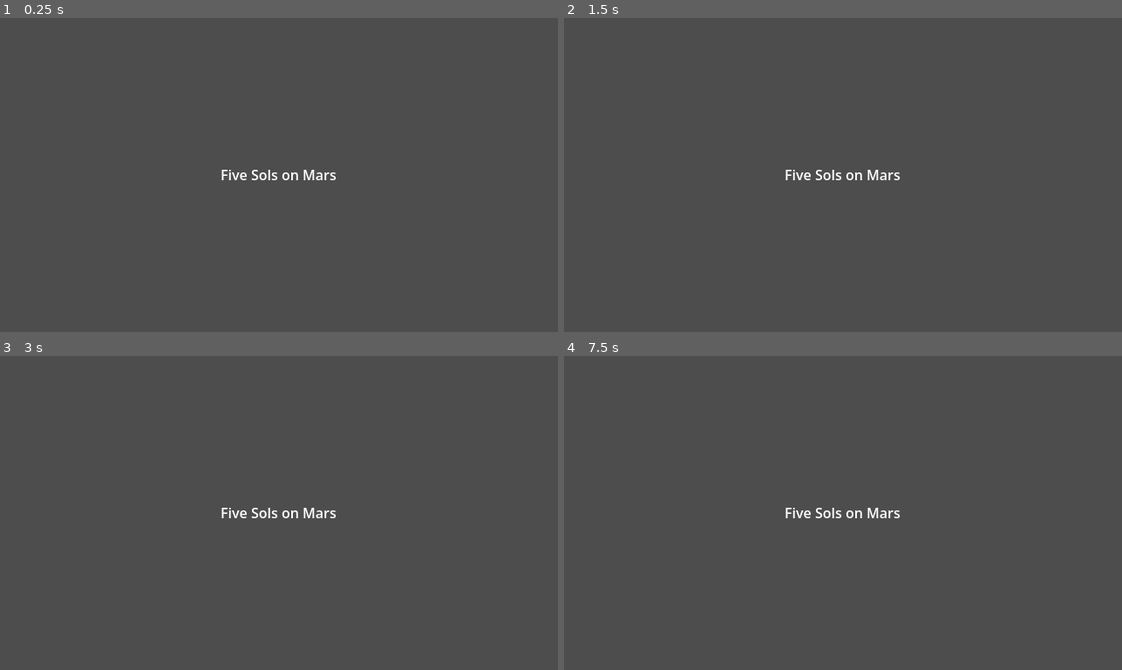
Above: before the commit, frames 1-4 (two rows, left to right).
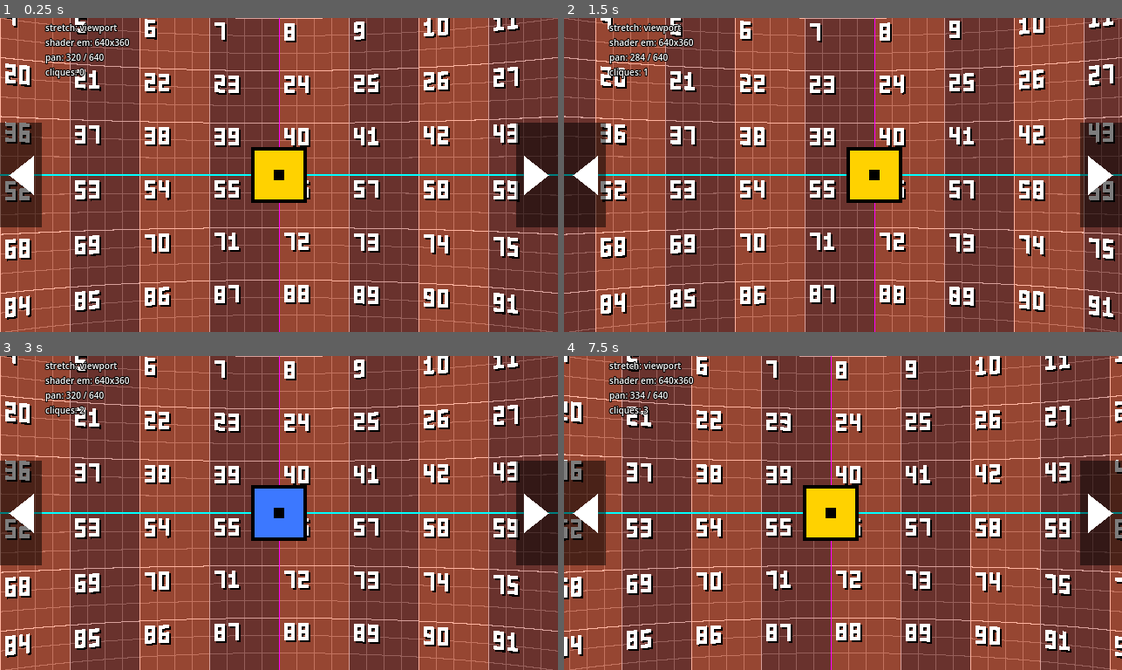
Above: after the commit, the same moments.

Repository: FreitasVarejo/five-sols-on-mars
Game: Godot game, scene res://main.tscn
Same seed, same stepped clock (60 frames per second), same inputs: the game is played once before the commit and once after it.
Inputs (mouse positions are in pixels of both pictures, inside the frame that each line leads up to):
- Up to frame 1 (0.25 s): no input
- Up to frame 2 (1.5 s): click (843, 175) at 0.52 s; click (586, 175) at 1.27 s
- Up to frame 3 (3 s): click (535, 513) at 2.02 s; click (279, 513) at 2.77 s
- Up to frame 4 (7.5 s): click (586, 513) at 3.52 s; click (1099, 513) at 4.27 s; click (843, 513) at 5.02 s; click (586, 513) at 5.77 s; click (1099, 513) at 6.52 s; tap Enter at 7.25 s; move the mouse to (965, 497) at 7.27 s; click (965, 497) at 7.42 s

The runs differ from the first frame. In frame 1, 100% of the frame differs, in the area x 0-100%, y 0-100%; in frame 2, 100%; in frame 3, 100%; in frame 4, 100%.

Commit message:
Protótipo da câmera: panorama com pan e shader de curvatura
Sala em panorama (placeholder em grade gerado por script, largura
parametrizável) com pan pelas bordas do mouse e por setas que funcionam
por toque, o shader CC0 "Accurate FNAF Clickteam Panorama" num ColorRect
e um TextureButton no centro. O shader passa a ler a tela com texelFetch,
porque no Compatibility o filter_nearest do SCREEN_TEXTURE não vale.
?stretch=viewport|canvas_items troca o modo no Web para comparar.

Co-Authored-By: Claude Opus 5.5 <noreply@anthropic.com>

Diff:
--- a/main.tscn
+++ b/main.tscn
@@ -1,16 +1,102 @@
 [gd_scene format=3]
+
+[ext_resource type="Script" path="res://scripts/main.gd" id="1_main"]
+[ext_resource type="Texture2D" path="res://arte/placeholder/sala.png" id="2_sala"]
+[ext_resource type="Texture2D" path="res://arte/placeholder/botao_centro_normal.png" id="3_bn"]
+[ext_resource type="Texture2D" path="res://arte/placeholder/botao_centro_pressed.png" id="4_bp"]
+[ext_resource type="Texture2D" path="res://arte/placeholder/botao_centro_hover.png" id="5_bh"]
+[ext_resource type="Shader" path="res://shaders/panorama.gdshader" id="6_shader"]
+[ext_resource type="Texture2D" path="res://arte/placeholder/seta_esquerda.png" id="7_en"]
+[ext_resource type="Texture2D" path="res://arte/placeholder/seta_esquerda_pressed.png" id="8_ep"]
+[ext_resource type="Texture2D" path="res://arte/placeholder/seta_direita.png" id="9_dn"]
+[ext_resource type="Texture2D" path="res://arte/placeholder/seta_direita_pressed.png" id="10_dp"]
+
+[sub_resource type="ShaderMaterial" id="ShaderMaterial_pan"]
+shader = ExtResource("6_shader")
 
 [node name="Main" type="Control"]
 layout_mode = 3
 anchors_preset = 15
 anchor_right = 1.0
 anchor_bottom = 1.0
+grow_horizontal = 2
+grow_vertical = 2
+mouse_filter = 2
+script = ExtResource("1_main")
 
-[node name="Label" type="Label" parent="."]
+[node name="Sala" type="Control" parent="."]
+layout_mode = 3
+anchors_preset = 0
+mouse_filter = 2
+
+[node name="Panorama" type="TextureRect" parent="Sala"]
+layout_mode = 0
+mouse_filter = 2
+texture = ExtResource("2_sala")
+
+[node name="BotaoCentro" type="TextureButton" parent="Sala"]
+layout_mode = 0
+focus_mode = 0
+texture_normal = ExtResource("3_bn")
+texture_pressed = ExtResource("4_bp")
+texture_hover = ExtResource("5_bh")
+
+[node name="Distorcao" type="ColorRect" parent="."]
+material = SubResource("ShaderMaterial_pan")
 layout_mode = 1
 anchors_preset = 15
 anchor_right = 1.0
 anchor_bottom = 1.0
-text = "Five Sols on Mars"
-horizontal_alignment = 1
-vertical_alignment = 1
+grow_horizontal = 2
+grow_vertical = 2
+mouse_filter = 2
+
+[node name="HUD" type="Control" parent="."]
+layout_mode = 1
+anchors_preset = 15
+anchor_right = 1.0
+anchor_bottom = 1.0
+grow_horizontal = 2
+grow_vertical = 2
+mouse_filter = 2
+
+[node name="SetaEsquerda" type="TextureButton" parent="HUD"]
+layout_mode = 1
+anchors_preset = 4
+anchor_top = 0.5
+anchor_bottom = 0.5
+offset_top = -60.0
+offset_right = 48.0
+offset_bottom = 60.0
+grow_vertical = 2
+focus_mode = 0
+texture_normal = ExtResource("7_en")
+texture_pressed = ExtResource("8_ep")
+
+[node name="SetaDireita" type="TextureButton" parent="HUD"]
+layout_mode = 1
+anchors_preset = 6
+anchor_left = 1.0
+anchor_top = 0.5
+anchor_right = 1.0
+anchor_bottom = 0.5
+offset_left = -48.0
+offset_top = -60.0
+offset_bottom = 60.0
+grow_horizontal = 0
+grow_vertical = 2
+focus_mode = 0
+texture_normal = ExtResource("9_dn")
+texture_pressed = ExtResource("10_dp")
+
+[node name="Depuracao" type="Label" parent="HUD"]
+layout_mode = 0
+offset_left = 52.0
+offset_top = 4.0
+offset_right = 300.0
+offset_bottom = 60.0
+mouse_filter = 2
+theme_override_colors/font_outline_color = Color(0, 0, 0, 1)
+theme_override_constants/outline_size = 4
+theme_override_font_sizes/font_size = 10
+text = "depuracao"
--- a/project.godot
+++ b/project.godot
@@ -19,3 +19,4 @@
 renderer/rendering_method="gl_compatibility"
 renderer/rendering_method.mobile="gl_compatibility"
 textures/canvas_textures/default_texture_filter=0
+2d/snap/snap_2d_transforms_to_pixel=true
--- /dev/null
+++ b/scripts/main.gd
@@ -0,0 +1,154 @@
+extends Control
+## Câmera em primeira pessoa: pan horizontal da Sala; a curvatura vem do shader
+## em Distorcao (acima da Sala, abaixo do HUD).
+
+const VELOCIDADE_BORDA := 600.0  # px/s, no limite da tela
+const VELOCIDADE_SETA := 400.0  # px/s, seta pressionada
+const ALTURA_BOTAO_Y := 180.0  # centro vertical do BotaoCentro no panorama
+const LADO_BOTAO := 64.0
+
+@onready var _sala: Control = $Sala
+@onready var _panorama: TextureRect = $Sala/Panorama
+@onready var _botao_centro: TextureButton = $Sala/BotaoCentro
+@onready var _seta_esq: TextureButton = $HUD/SetaEsquerda
+@onready var _seta_dir: TextureButton = $HUD/SetaDireita
+@onready var _depuracao: Label = $HUD/Depuracao
+
+var _pan := 0.0
+var _pan_inteiro := 0
+var _cliques := 0
+var _esq_pressionada := false
+var _dir_pressionada := false
+var _mouse_x := 0.0
+# O pan por posição só vale com mouse de verdade e com o mouse dentro da janela.
+var _mouse_real := false
+var _mouse_dentro := true
+
+
+func _ready() -> void:
+	_aplicar_stretch_da_url()
+
+	var tamanho := _panorama.texture.get_size()
+	_panorama.size = tamanho
+	_sala.size = tamanho
+	_botao_centro.size = Vector2(LADO_BOTAO, LADO_BOTAO)
+	_botao_centro.position = Vector2(roundf(tamanho.x / 2.0) - LADO_BOTAO / 2.0, ALTURA_BOTAO_Y - LADO_BOTAO / 2.0)
+
+	_seta_esq.button_down.connect(func() -> void: _esq_pressionada = true)
+	_seta_esq.button_up.connect(func() -> void: _esq_pressionada = false)
+	_seta_dir.button_down.connect(func() -> void: _dir_pressionada = true)
+	_seta_dir.button_up.connect(func() -> void: _dir_pressionada = false)
+	_botao_centro.pressed.connect(_ao_clicar_botao_centro)
+
+	_pan = _alcance() / 2.0
+	_pan_inteiro = roundi(_pan)
+	_sala.position.x = -_pan_inteiro
+	_atualizar_depuracao()
+	# Espera um frame: depois de trocar o content_scale_mode, o tamanho da
+	# textura do viewport só vale no frame seguinte.
+	await get_tree().process_frame
+	_sonda_teste()
+
+
+func _input(event: InputEvent) -> void:
+	if event is InputEventScreenTouch or event is InputEventScreenDrag:
+		_mouse_real = false
+	elif event is InputEventMouse:
+		if event.device == InputEvent.DEVICE_ID_EMULATION:
+			_mouse_real = false  # mouse emulado a partir de toque
+		elif event is InputEventMouseMotion:
+			_mouse_real = true
+			_mouse_x = event.position.x
+
+
+func _notification(what: int) -> void:
+	if what == NOTIFICATION_WM_MOUSE_EXIT:
+		_mouse_dentro = false
+	elif what == NOTIFICATION_WM_MOUSE_ENTER:
+		_mouse_dentro = true
+
+
+func _process(delta: float) -> void:
+	var velocidade := _velocidade_seta() if (_esq_pressionada or _dir_pressionada) else _velocidade_mouse()
+	if velocidade != 0.0:
+		_pan = clampf(_pan + velocidade * delta, 0.0, _alcance())
+	var novo := roundi(_pan)
+	_sala.position.x = -novo
+	if novo != _pan_inteiro:
+		_pan_inteiro = novo
+		_sonda_teste()
+	_atualizar_depuracao()
+
+
+## Alcance do pan: largura da textura menos a largura visível da tela.
+func _alcance() -> float:
+	return maxf(0.0, _panorama.texture.get_size().x - get_viewport_rect().size.x)
+
+
+func _velocidade_seta() -> float:
+	return (int(_dir_pressionada) - int(_esq_pressionada)) * VELOCIDADE_SETA
+
+
+## Zonas de borda de 1/3 da tela; a velocidade cresce da fronteira (0) até a borda.
+func _velocidade_mouse() -> float:
+	if not (_mouse_real and _mouse_dentro):
+		return 0.0
+	var largura := get_viewport_rect().size.x
+	var zona := largura / 3.0
+	var x := clampf(_mouse_x, 0.0, largura)
+	if x < zona:
+		return -VELOCIDADE_BORDA * (zona - x) / zona
+	if x > largura - zona:
+		return VELOCIDADE_BORDA * (x - (largura - zona)) / zona
+	return 0.0
+
+
+func _ao_clicar_botao_centro() -> void:
+	_cliques += 1
+	_sonda_teste()
+
+
+func _nome_do_modo() -> String:
+	match get_tree().root.content_scale_mode:
+		Window.CONTENT_SCALE_MODE_VIEWPORT:
+			return "viewport"
+		Window.CONTENT_SCALE_MODE_CANVAS_ITEMS:
+			return "canvas_items"
+	return "disabled"
+
+
+## Resolução em que o shader roda: 640x360 em viewport; a da janela em canvas_items.
+## (get_viewport().get_texture().get_size() reporta 3x a janela em canvas_items,
+## sem que nada desse tamanho seja alocado; por isso não serve aqui.)
+func _resolucao_do_shader() -> Vector2i:
+	if get_tree().root.content_scale_mode == Window.CONTENT_SCALE_MODE_CANVAS_ITEMS:
+		return get_tree().root.size
+	return get_tree().root.content_scale_size
+
+
+func _atualizar_depuracao() -> void:
+	var res := _resolucao_do_shader()
+	_depuracao.text = "stretch: %s\nshader em: %dx%d\npan: %d / %d\ncliques: %d" % [
+		_nome_do_modo(), res.x, res.y, _pan_inteiro, roundi(_alcance()), _cliques]
+
+
+## No Web, lê ?stretch=viewport|canvas_items e aplica em content_scale_mode.
+## Sem parâmetro (ou valor desconhecido) vale o project.godot.
+func _aplicar_stretch_da_url() -> void:
+	if not OS.has_feature("web"):
+		return
+	var valor = JavaScriptBridge.eval("new URLSearchParams(window.location.search).get('stretch')", true)
+	match valor:
+		"viewport":
+			get_tree().root.content_scale_mode = Window.CONTENT_SCALE_MODE_VIEWPORT
+		"canvas_items":
+			get_tree().root.content_scale_mode = Window.CONTENT_SCALE_MODE_CANVAS_ITEMS
+
+
+## SONDA DE TESTE (só Web): expõe o estado em window.fsom para o Playwright.
+func _sonda_teste() -> void:
+	if not OS.has_feature("web"):
+		return
+	var res := _resolucao_do_shader()
+	var estado := {"cliques": _cliques, "pan": _pan_inteiro, "modo": _nome_do_modo(), "shader_em": [res.x, res.y]}
+	JavaScriptBridge.eval("window.fsom = %s;" % JSON.stringify(estado), true)
--- /dev/null
+++ b/shaders/panorama.gdshader
@@ -0,0 +1,68 @@
+// "Accurate FNAF Clickteam Panorama" by b en
+// Source: https://godotshaders.com/shader/accurate-fnaf-panorama/
+// License: CC0 (public domain).
+// One change from the original: the horizontal branch reads the screen with
+// texelFetch instead of texture(). In the Compatibility renderer (WebGL 2) the
+// filter_nearest hint on SCREEN_TEXTURE is not honored, and texture() blends
+// neighbouring pixels, which smears the pixel art.
+
+shader_type canvas_item;
+
+uniform int zoom = 75;
+uniform bool smoothed = true;
+uniform bool vertical = false;
+uniform bool noWrap = true;
+
+//Disable this line for Godot 3.x//
+uniform sampler2D SCREEN_TEXTURE : hint_screen_texture, filter_nearest;
+
+varying vec2 screen_center;
+
+void vertex() {
+	screen_center = (CANVAS_MATRIX * MODEL_MATRIX[3]).xy;
+}
+
+void fragment() {
+    lowp float fB;
+    lowp float fC;
+
+    //Change this if you want to make the stairstepping more/less intense//
+    const float steps = 230.0;
+
+    vec2 posTex;
+    vec2 uv = SCREEN_UV;
+	vec2 centerUV = screen_center * SCREEN_PIXEL_SIZE;
+	vec2 aspect_ratio = vec2(SCREEN_PIXEL_SIZE.y / SCREEN_PIXEL_SIZE.x, 1.0);
+	vec2 adjusted_uv = (uv - centerUV) * aspect_ratio + centerUV;
+
+  if(vertical == false){
+
+    fB = 1.0 - (float(zoom) * .0015);
+    fC = max(.02, 1.0 + (fB - 1.0) * 4.0 * pow((UV.x - 0.5), 2.0));
+    if (!smoothed){
+        fC = float(int(fC * steps)) / steps;
+    }
+
+    posTex = (uv * vec2(1.0, fC) + vec2(0.0, (1.0 - fC) * 0.5));
+
+    if(noWrap == false || (posTex.y >= 0.0 && posTex.y <= 1.0)){
+      ivec2 tam = textureSize(SCREEN_TEXTURE, 0);
+      ivec2 texel = clamp(ivec2(floor(posTex * vec2(tam))), ivec2(0), tam - 1);
+      COLOR.rgb = texelFetch(SCREEN_TEXTURE, texel, 0).rgb;
+    }
+
+  } else {
+    fB = 1.0 - (float(zoom) * .0015);
+    fC = max(.02, 1.0 + (fB - 1.0) * 4.0 * pow((UV.y - 0.5), 2.0));
+    if (!smoothed){
+        fC = float(int(fC * steps)) / steps;
+    }
+	uv.x = uv.x *1.0 ;
+    posTex = uv * vec2(fC, 1.0) + vec2((1.0 - fC) * 0.5, 0.0) ;
+	//posTex.x = posTex.x * 1.15;
+
+    if(noWrap == false || (posTex.x >= 0.0 && posTex.x <= 1.0)){
+      COLOR.rgb = textureLod(SCREEN_TEXTURE, posTex, 0.0).rgb;
+    }
+  }
+}
Binary file added: arte/placeholder/botao_centro_hover.png
Not shown, added: arte/placeholder/botao_centro_hover.png.import
Binary file added: arte/placeholder/botao_centro_normal.png
Not shown, added: arte/placeholder/botao_centro_normal.png.import
Binary file added: arte/placeholder/botao_centro_pressed.png
Not shown, added: arte/placeholder/botao_centro_pressed.png.import
Binary file added: arte/placeholder/sala.png
Not shown, added: arte/placeholder/sala.png.import
Binary file added: arte/placeholder/seta_direita.png
Not shown, added: arte/placeholder/seta_direita.png.import
Binary file added: arte/placeholder/seta_direita_pressed.png
Not shown, added: arte/placeholder/seta_direita_pressed.png.import
(and 6 more such lines)
